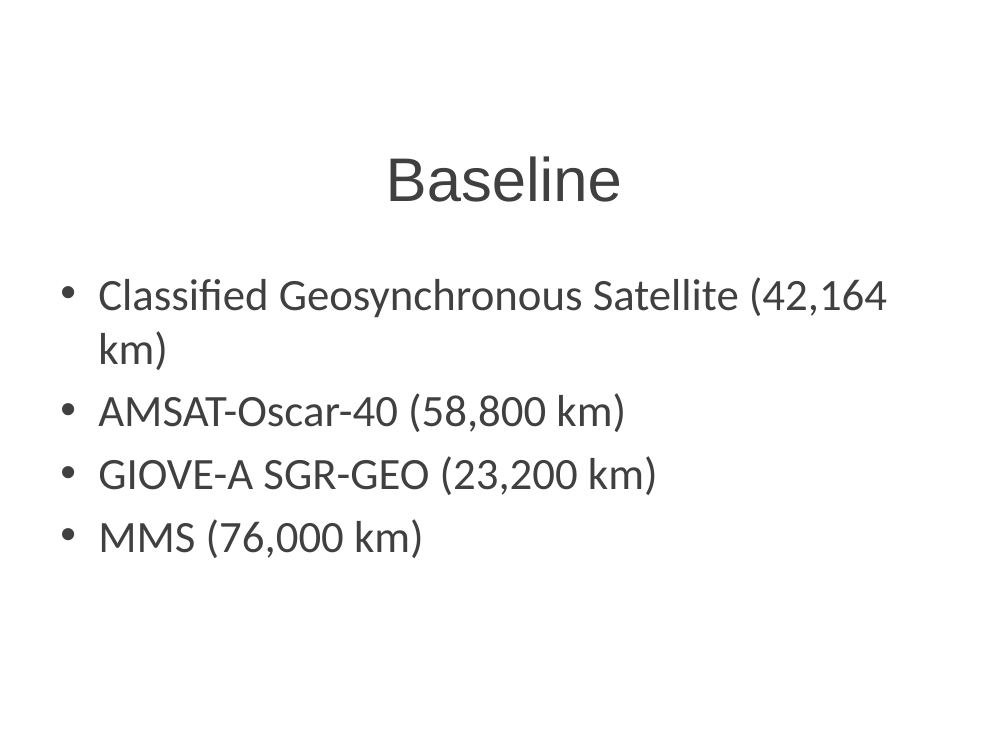
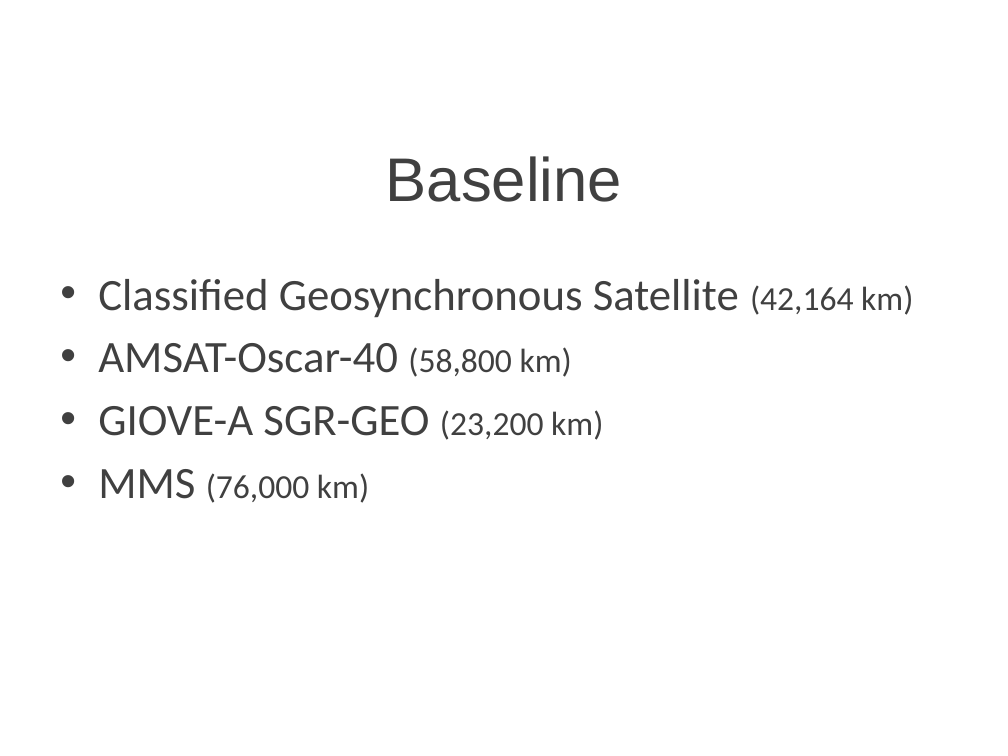
Before and after one commit to cullenself/ExtendedGNSS, a slide deck: slide 4 of Report/Extended GNSS.pptx. Drawn at 1008x756 pixels with LibreOffice and Linux fonts; fonts in the diff are those of the drawing; background and template pictures are left out. Boxes give left, top, right and bottom in pixels: in the first picture for what was removed or moved away, otherwise in the second. Text is boxed around its words. In the diff, an @@ line names an element or a change of style, - is before the commit and + after.

Commit message:
Formatting for powerpoint

```diff
--- a/Report/Extended GNSS.pptx
+++ b/Report/Extended GNSS.pptx
@@ text "Classified Geosynchronous Satellite (42,164 km)" at <box>98,279,913,503</box>: size 32 to 24 pt in "(42,164 km)", "(58,800 km)", "(23,200 km)", "(76,000 km)"; less space between paragraphs @@
```
Also in this commit, not shown: 1 other slide changed, 1 other file.
